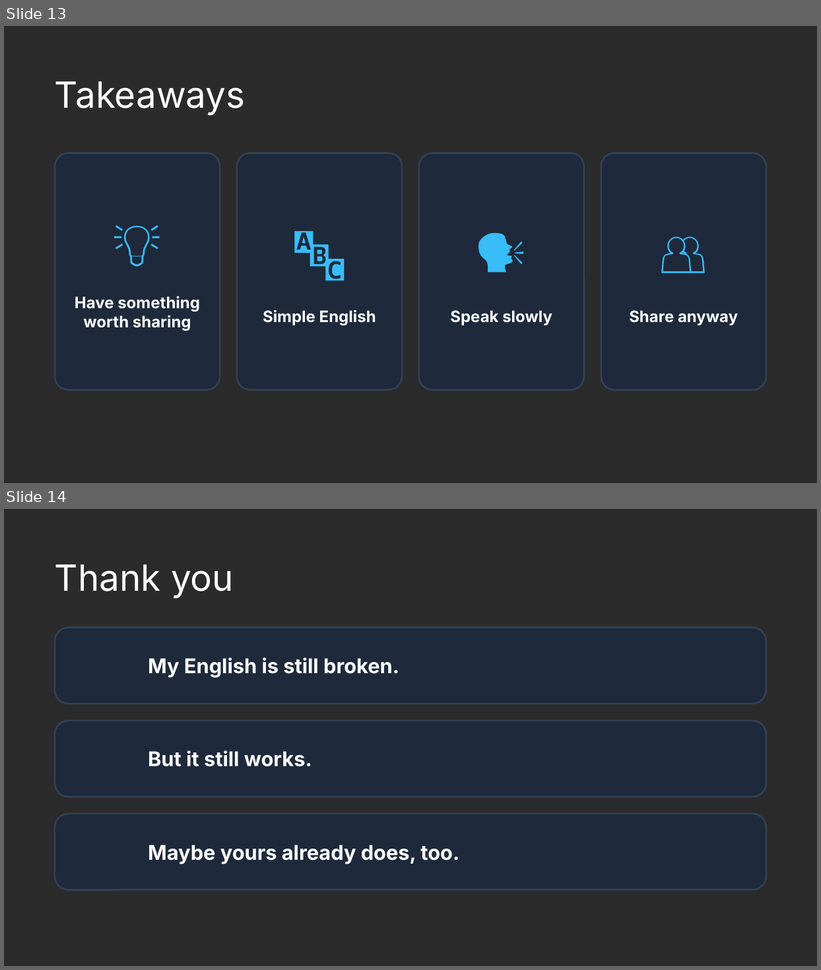
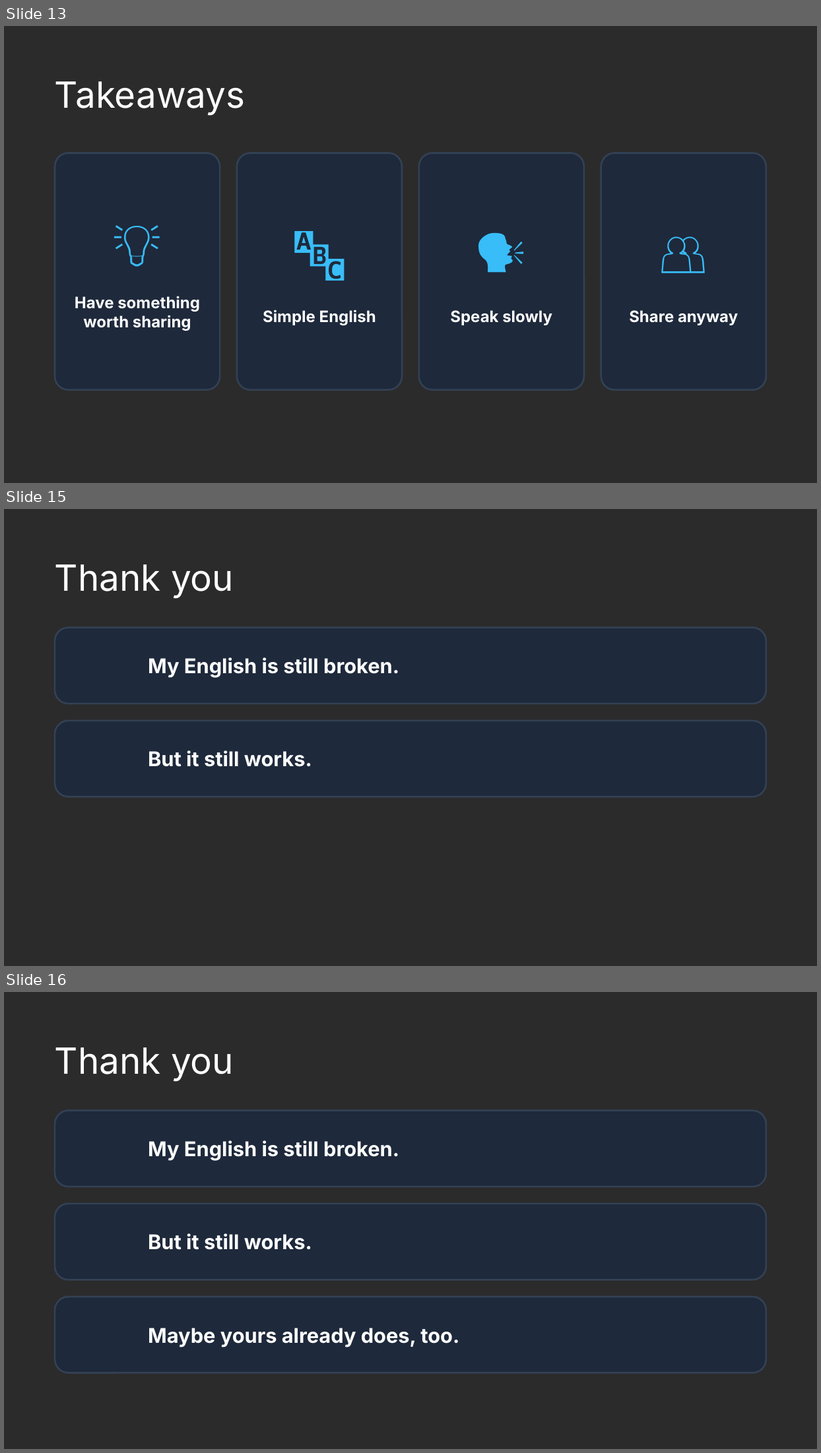
Before and after one commit to naruoga/presentations, a slide deck: COSCUP2026_MyBrokenEnglishStillWorks.odp. Shown one above the other, each under a label of ours: slides 13 and 14 before the commit, slides 13, 15 and 16 after it; the slides between them are not shown. The pictures are 821x970 and 821x1453 pixels, drawn with LibreOffice and Linux fonts; fonts in the diff are those of the drawing; background and template pictures are left out; a plain dark background stands for a picture behind light text. Boxes give left, top, right and bottom in pixels: in the first picture for what was removed or moved away, otherwise in the second. Text is boxed around its words. In the diff, an @@ line names an element or a change of style, - is before the commit and + after.

```diff
--- a/COSCUP2026_MyBrokenEnglishStillWorks.odp
+++ b/COSCUP2026_MyBrokenEnglishStillWorks.odp
@@ slide 15 added at box(4, 509, 817, 966), background picture (left out) @@
@@ text added at box(55, 564, 234, 599), 32 pt, text #FFFFFF @@
+Thank you
@@ rounded rectangle added at box(54, 628, 766, 704), fill #1E293B, outline #334155 1.5 pt @@
@@ text added at box(148, 657, 399, 678), 18 pt, text #FFFFFF, bold @@
+My English is still broken.
@@ rounded rectangle added at box(54, 720, 766, 797), fill #1E293B, outline #334155 1.5 pt @@
@@ text added at box(148, 751, 312, 767), 18 pt, text #FFFFFF, bold @@
+But it still works.
@@ what was slide 14 is now slide 16 @@
```
Also in this commit, not shown: 4 slides changed, 1 other slide added.
